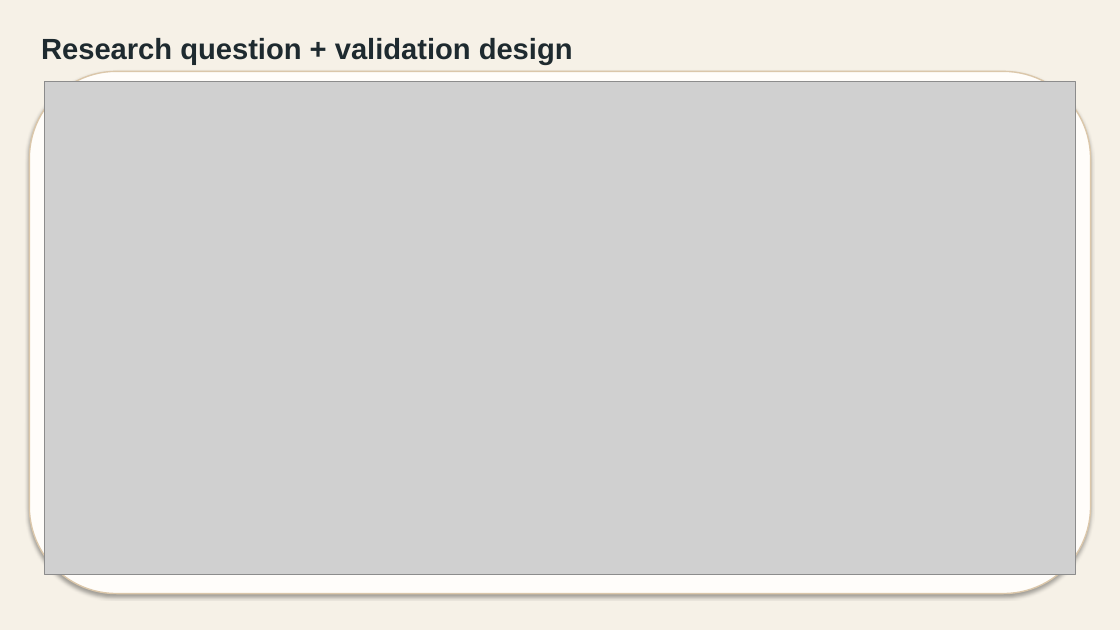
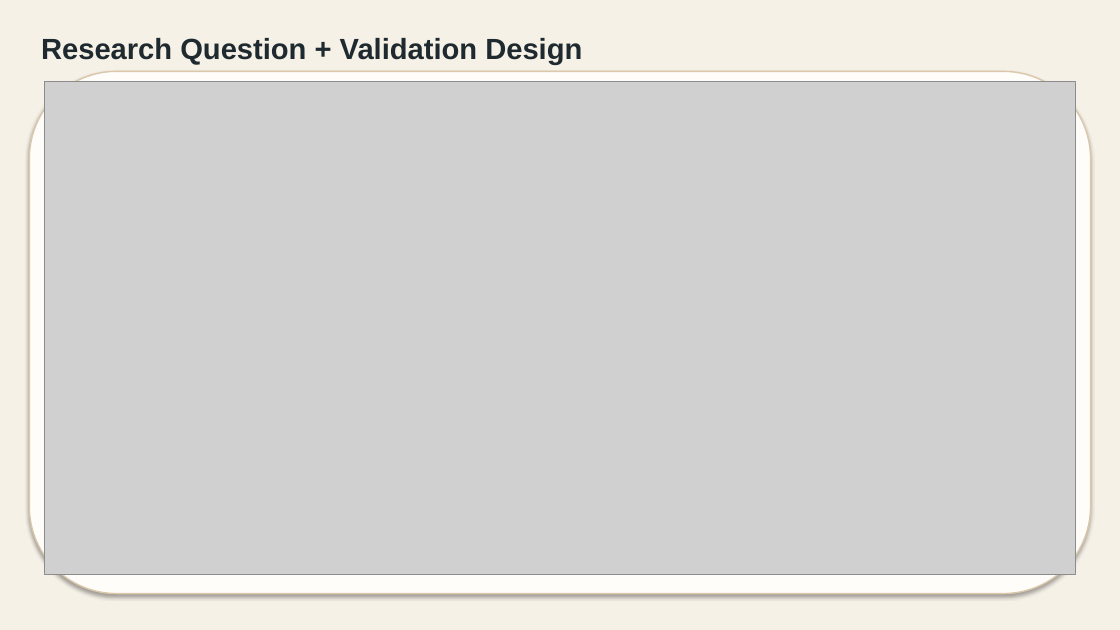
Before and after one commit to goldember12-alt/urban-heat-mapping-dataset, a slide deck: slide 2 of docs/presentation_2026/urban_heat_transfer_presentation_content_revision.pptx. Drawn at 1120x630 pixels with LibreOffice and Linux fonts; fonts in the diff are those of the drawing; grey boxes stand for pictures. Boxes give left, top, right and bottom in pixels: in the first picture for what was removed or moved away, otherwise in the second. Text is boxed around its words. In the diff, an @@ line names an element or a change of style, - is before the commit and + after.

```diff
--- a/docs/presentation_2026/urban_heat_transfer_presentation_content_revision.pptx
+++ b/docs/presentation_2026/urban_heat_transfer_presentation_content_revision.pptx
@@ text at <box>41,38,582,65</box>: text changed @@
-Research question + validation design
+Research Question + Validation Design
```
Also in this commit, not shown: 4 other slides changed, 12 other files.
